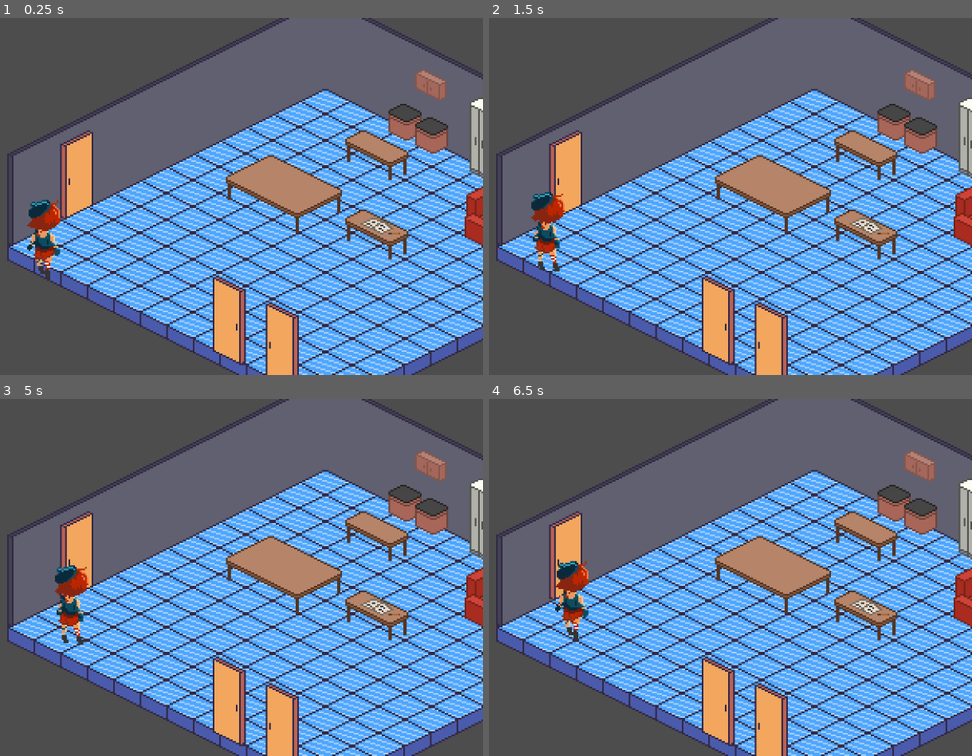
Above: before the commit, frames 1-4 (two rows, left to right).
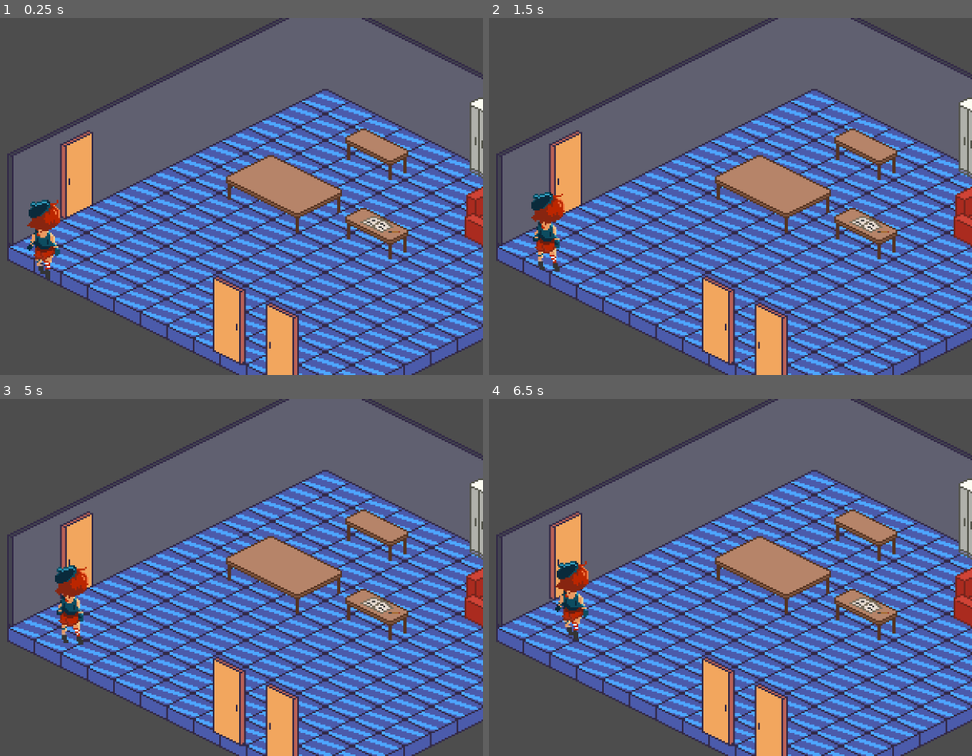
Above: after the commit, the same moments.

Repository: franco594/ProyectoTamaGame
Game: Godot game, scene res://Scenes/Mapa 1 - Entrada.tscn
The game is run twice, just before and just after one commit, with the same random seed, the same clock (stepped at 60 frames per second) and the same inputs.
Inputs:
- Up to frame 1 (0.25 s): no input
- Up to frame 2 (1.5 s): tap Enter at 1.25 s
- Up to frame 3 (5 s): tap Space at 2, 3.5 s; tap Enter at 2.75, 4.25 s
- Up to frame 4 (6.5 s): tap Space at 5.75 s

The runs differ from the first frame. In frame 1, 28% of the frame differs, in the area x 2-100%, y 14-100%; in frame 2, 27%; in frame 3, 27%; in frame 4, 27%.

Commit message:
Test Objetos

Diff:
--- a/tgp/Scenes/MapaEntradaPrueba.tscn
+++ b/tgp/Scenes/MapaEntradaPrueba.tscn
@@ -144,7 +144,7 @@
 
 [sub_resource type="TileSetAtlasSource" id="TileSetAtlasSource_0asgj"]
 texture = ExtResource("2_6kf5p")
-texture_region_size = Vector2i(32, 16)
+texture_region_size = Vector2i(32, 32)
 0:0/0 = 0
 1:0/0 = 0
 2:0/0 = 0
@@ -209,10 +209,22 @@
 7:14/0 = 0
 0:15/0 = 0
 7:15/0 = 0
+6:1/0 = 0
+6:2/0 = 0
+6:3/0 = 0
+5:3/0 = 0
+5:2/0 = 0
+4:3/0 = 0
+4:2/0 = 0
+3:2/0 = 0
+2:2/0 = 0
+1:2/0 = 0
+1:4/0 = 0
+1:6/0 = 0
 
 [sub_resource type="TileSetAtlasSource" id="TileSetAtlasSource_yy2m0"]
 texture = ExtResource("3_uoubr")
-texture_region_size = Vector2i(32, 16)
+texture_region_size = Vector2i(64, 32)
 0:0/0 = 0
 1:0/0 = 0
 2:0/0 = 0
@@ -232,6 +244,8 @@
 0:2/0 = 0
 1:2/0 = 0
 2:2/0 = 0
+2:2/0/texture_origin = Vector2i(-5, 3)
+2:2/0/z_index = 2
 3:2/0 = 0
 0:3/0 = 0
 1:3/0 = 0
@@ -426,7 +440,7 @@
 tile_set = SubResource("TileSet_wwmh0")
 
 [node name="Objetos" type="TileMapLayer" parent="."]
-tile_map_data = PackedByteArray("AAABAPv/AgACAAAAAAAAAPz/AwABAAAAAAA=")
+tile_map_data = PackedByteArray("AAABAPv/AgACAAAAAAAAAPz/AwABAAAAAAAFAAAAAQACAAIAABABAAAAAAAAAAAAAAA=")
 tile_set = SubResource("TileSet_ao78g")
 
 [node name="Puertas" type="TileMapLayer" parent="."]
Binary file changed: tgp/Resources/Casa/TileSet.png
Binary file added: tgp/Resources/Objetos/TileSetExtras.png
Not shown, added: tgp/Resources/Objetos/TileSetExtras.png.import
Binary file changed: tgp/Resources/Objetos/TileSetObjects1tile.png
Binary file changed: tgp/Resources/Objetos/TileSetObjects2tileH.png
